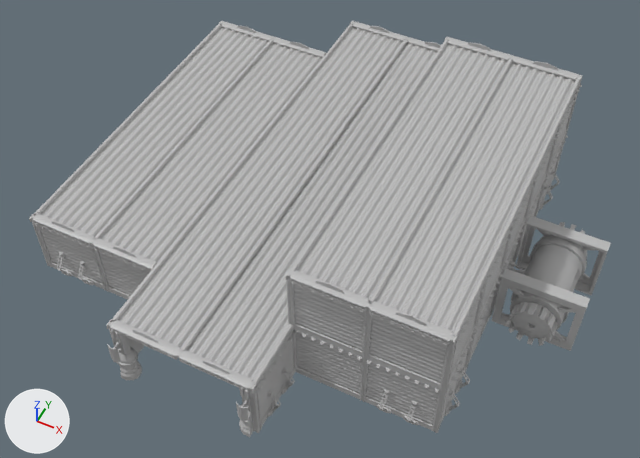
One commit to the FBX model UGP/Assets/Models/Checkpoint01.fbx: the scene before it, then after it.
One viewpoint serves both versions: a 50 mm camera at (21.93, -17.12, 30.35) aimed at (10.51, 5.7, 1.81). Every picture has the same lights, and +X, +Y and +Z are marked at lower left. Where no turn or scale is listed for an object, it has been applied to the vertices. Vertices at the same position are counted once.

Script lines for the objects in view, before the commit:
```python
me_mesh_005 = bpy.data.meshes.new('Mesh.005')
me_mesh_005.from_pydata(...)  # 76 vertices, 56 faces; spans x -1.7..1.7, y -0.25..0.25, z -1.46..1.46
me_mesh_005.materials.append(mat_lambert1)  # grey #bcbcbc
me_mesh_006 = bpy.data.meshes.new('Mesh.006')
me_mesh_006.from_pydata(...)  # 76 vertices, 56 faces; spans x -1.7..1.7, y -0.25..0.25, z -1.46..1.46
me_mesh_006.materials.append(mat_lambert1)  # grey #bcbcbc
me_mesh_008 = bpy.data.meshes.new('Mesh.008')
me_mesh_008.from_pydata(...)  # 2068 vertices, 1814 faces; spans x -1.51..1.51, y -2.67..2.67, z -1.16..1.16
me_mesh_008.materials.append(mat_lambert1)  # grey #bcbcbc
me_mesh_020 = bpy.data.meshes.new('Mesh.020')
me_mesh_020.from_pydata(...)  # 3407 vertices, 2882 faces; spans x -0.2..0.2, y -7.6..7.6, z -2.9..2.9
me_mesh_020.materials.append(mat_lambert1)  # grey #bcbcbc
ob_generator02 = bpy.data.objects.new('Generator02', me_mesh_008)
ob_generator02.location = (19.83, 7.6, 1.45)
ob_supportbrace03 = bpy.data.objects.new('SupportBrace03', me_mesh_006)
ob_supportbrace03.location = (20.22, 6.01, 1.46)
ob_supportbrace04 = bpy.data.objects.new('SupportBrace04', me_mesh_005)
ob_supportbrace04.location = (20.22, 9.19, 1.46)
ob_wallfullprefab17 = bpy.data.objects.new('WallFullPrefab17', me_mesh_020)
ob_wallfullprefab17.location = (18.36, 7.42, 2.94)
# also in view: 'WallFullPrefab13' at (3.02, -0.1, 1.47); 'Roof06' at (9.21, 7.54, 3.18); 'WallFullPrefab15' at (12.29, -1.68, 1.47); 'WallFullPrefab16' at (15.16, -0.1, 2.94); 'Roof07' at (15.28, 7.54, 6.13)
```
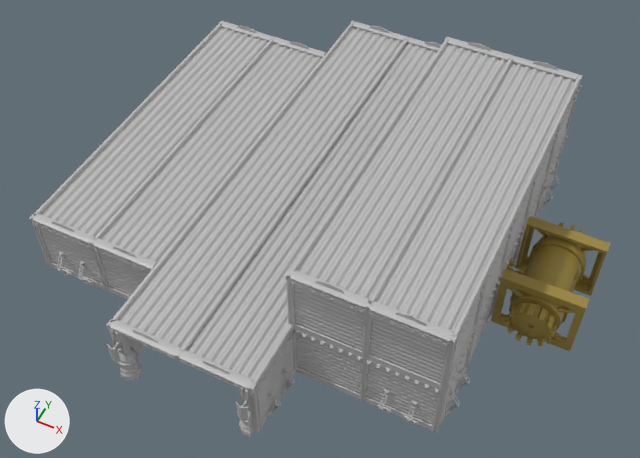
The change in detail:
Material 'TestColor01' (mat_testcolor01) is new.
Its base color is (0.334, 0.244, 0.0459) (yellow #9c873c).
me_mesh_008 is used by ob_generator02; location (19.83, 7.6, 1.45).
me_mesh_008 had 2068 vertices, 1814 faces and spanned x -1.51..1.51, y -2.67..2.67, z -1.16..1.16.
me_mesh_008 no longer uses material mat_lambert1 (grey #bcbcbc).
me_mesh_008 now has 2220 vertices, 1926 faces and spans x 0.0..3.59, y -2.67..2.67, z 0.0..2.92.
me_mesh_008 part 1: the loose piece of 612 vertices spanning x -0.82..1.51, y -2.67..2.67, z -1.16..1.16 is moved by (1.5, 0.0, 1.45), in mat_testcolor01 (yellow #9c883c).
me_mesh_008 part 2: a new loose piece of 52 vertices spanning x 0.2..3.59, y 1.35..1.85, z 0.0..2.92, in mat_testcolor01 (yellow #9c883c).
me_mesh_008 part 3: a new loose piece of 52 vertices spanning x 0.2..3.59, y -1.84..-1.33, z 0.0..2.92, in mat_testcolor01 (yellow #9c883c).
me_mesh_008 part 4: 12 vertices added at x 2.49..3.28, y -1.84..-1.71, z 0.35..0.88.
me_mesh_008 now uses material mat_testcolor01 (yellow #9c873c).
Object 'Generator02' (ob_generator02) moves from (19.83, 7.6, 1.45) to (18.31, 7.53, 0.03).
Object 'SupportBrace04' (ob_supportbrace04) is deleted.
Object 'SupportBrace03' (ob_supportbrace03) is deleted.

Location of each change, [x1, y1, x2, y2] in pixels of the pictures (640 x 458 px; the box of a moved part takes in the faces that stretch with it):
'Generator02', reshaped, moved (46% wider, 9% taller)
    before: [506, 222, 587, 346]
    after: [491, 216, 610, 351]
'SupportBrace03', deleted
    before: [491, 268, 590, 351]
'SupportBrace04', deleted
    before: [516, 216, 611, 295]
part 1 of me_mesh_008, moved or reshaped
    before: [506, 222, 587, 346]
    after: [506, 223, 587, 346]
part 2 of me_mesh_008, added (yellow)
    after: [515, 216, 610, 296]
part 3 of me_mesh_008, added
    after: [491, 269, 589, 351]
part 4 of me_mesh_008, added
    after: [553, 331, 565, 343]
